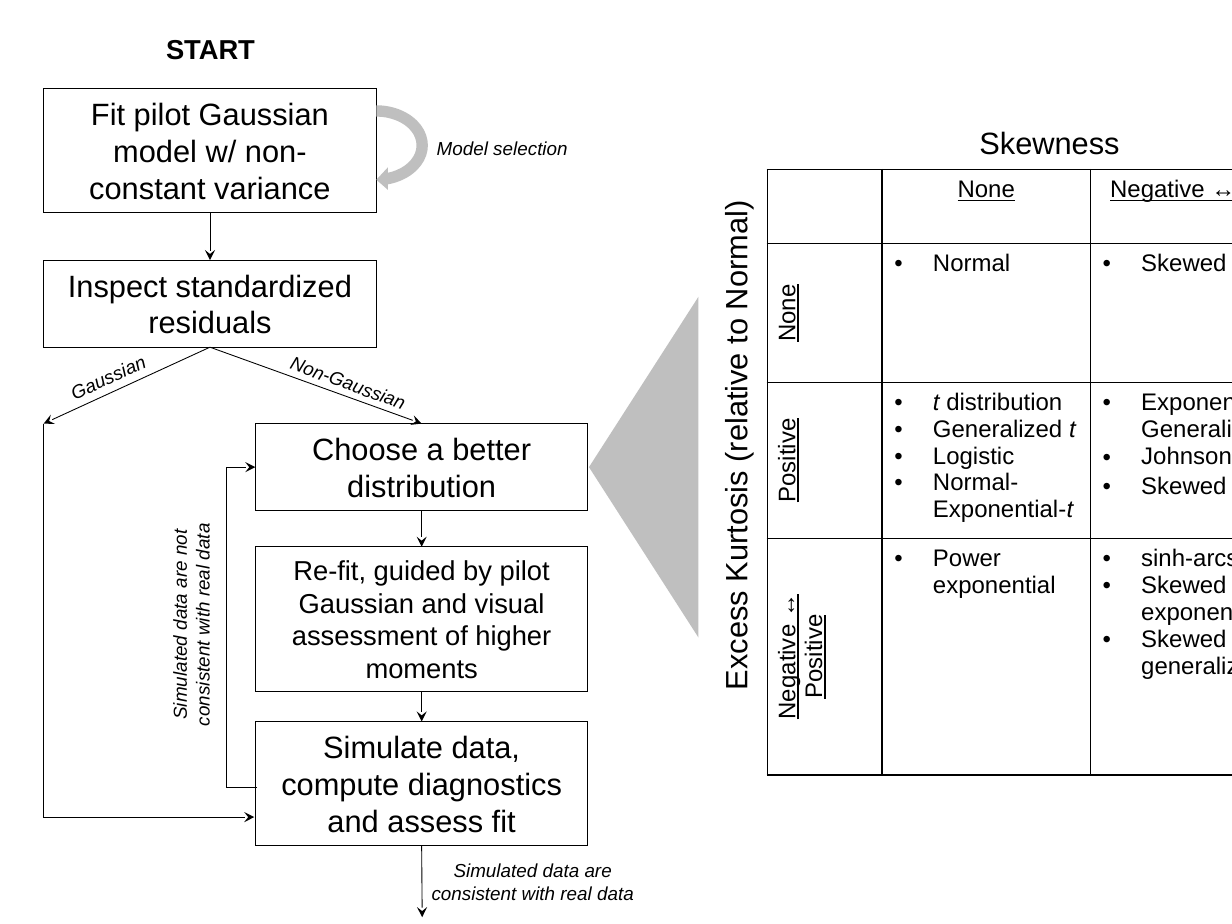
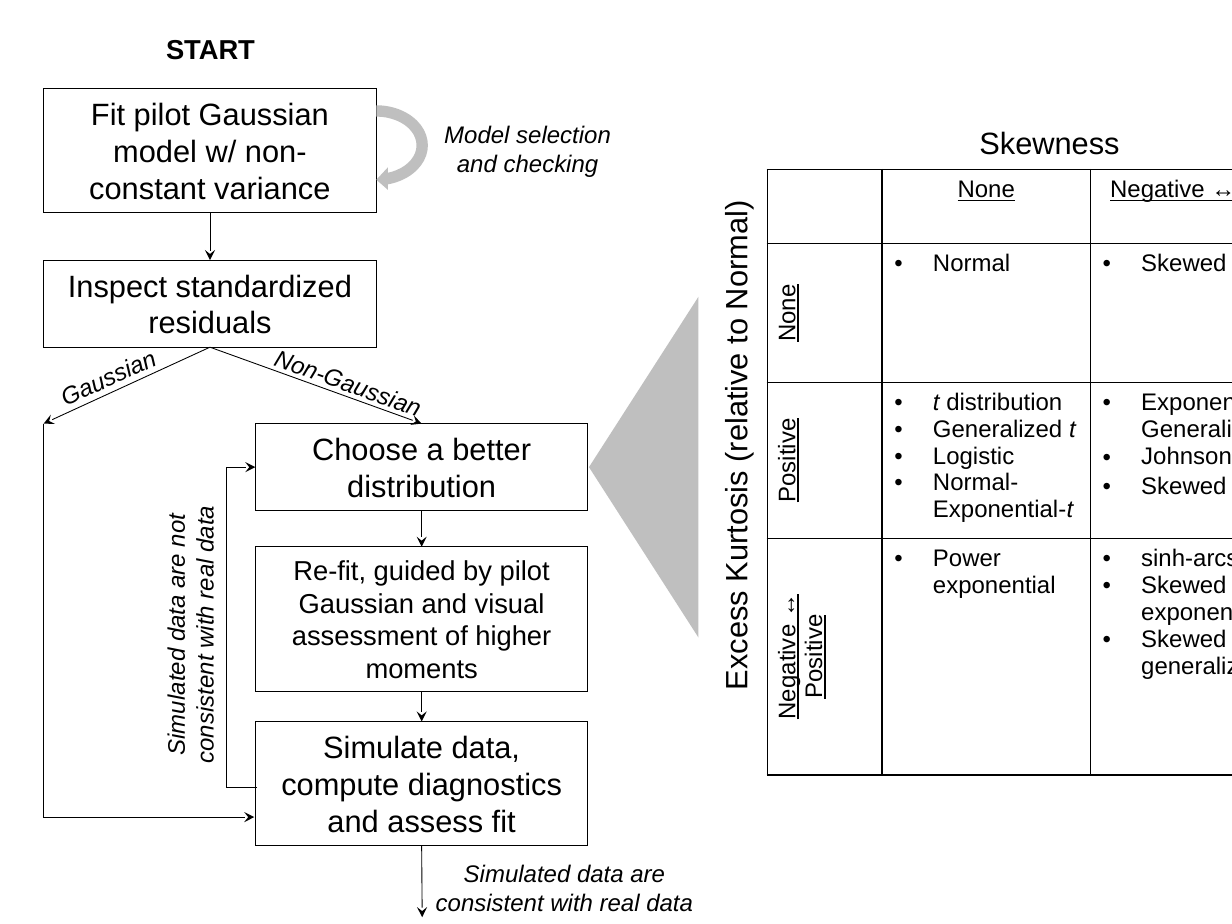
Before and after one commit to texmiller/IPM_size_transitions, a slide deck: slide 2 of manuscript/figures/workflow_figure.pptx. Drawn at 1232x924 pixels with LibreOffice and Linux fonts; fonts in the diff are those of the drawing. Boxes give left, top, right and bottom in pixels: in the first picture for what was removed or moved away, otherwise in the second. Text is boxed around its words. In the diff, an @@ line names an element or a change of style, - is before the commit and + after.

```diff
--- a/manuscript/figures/workflow_figure.pptx
+++ b/manuscript/figures/workflow_figure.pptx
@@ text at <box>444,125,611,177</box>: text changed; size 11 to 14 pt @@
-Model selection
+Model selection and checking
@@ size 11 to 14 pt in 4 elements at <box>199,102,329,126</box>, <box>245,145,414,614</box>, <box>436,864,693,912</box>, <box>163,510,219,760</box> @@
@@ text "Simulated data are not consistent ...": place and size @@
-text "Simulated data are not consistent ..." at <box>170,526,214,724</box>
+text "Simulated data are not consistent ..." at <box>163,510,219,760</box>
```
Also in this commit, not shown: 2 other files.
